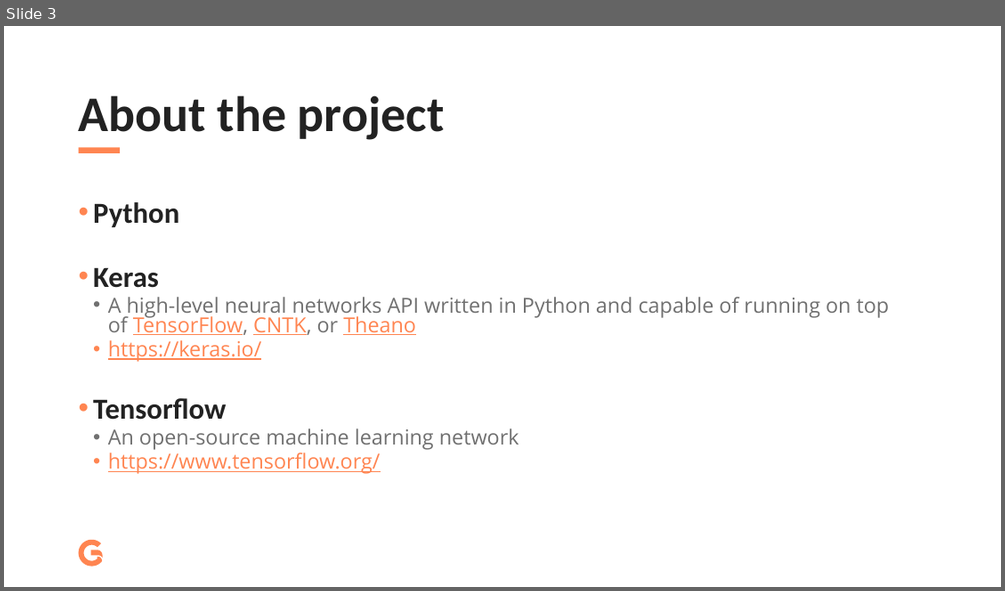
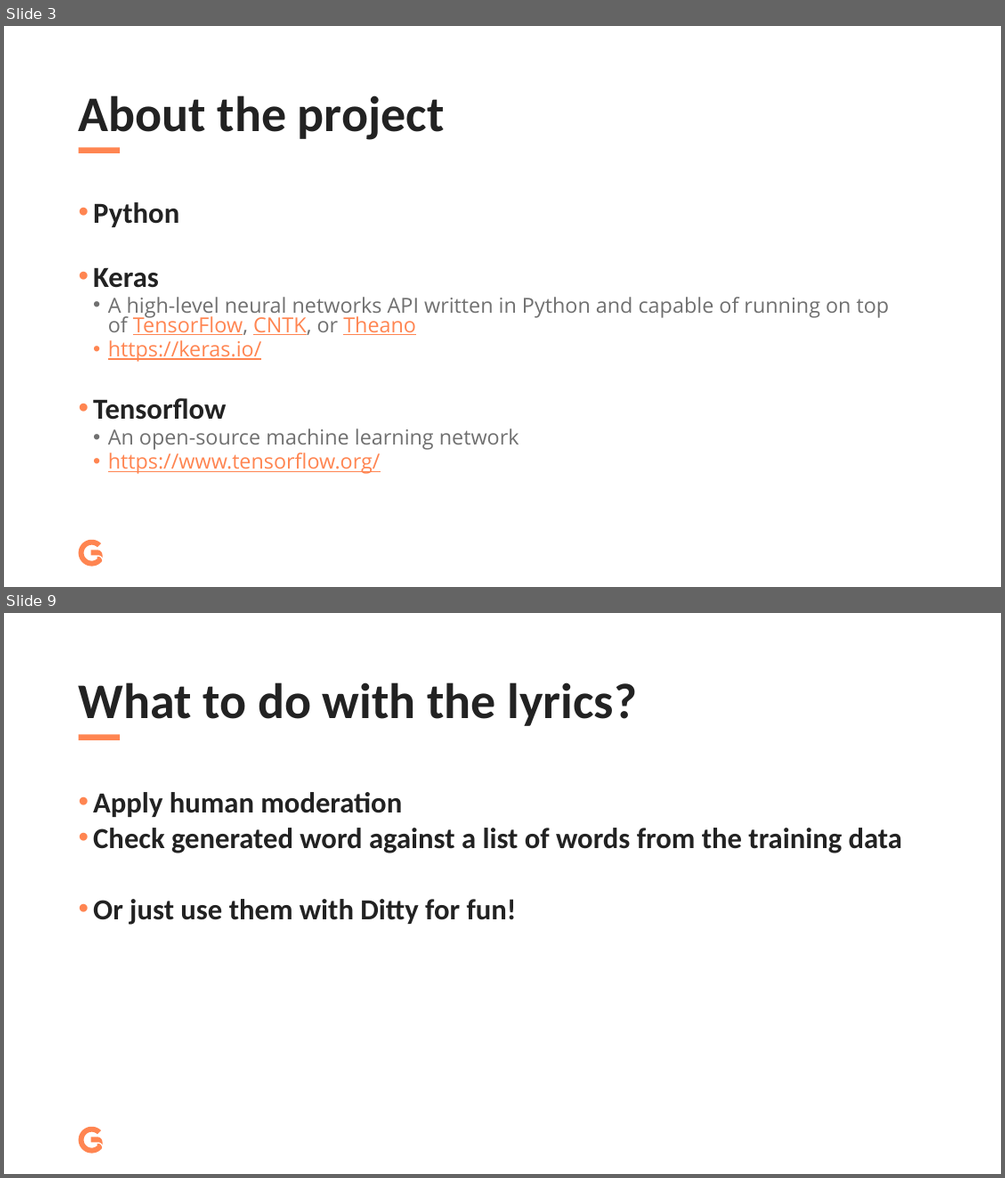
Before and after one commit to antsim/sausage-ai, a slide deck: presentation.pptx. Shown one above the other, each under a label of ours: slide 3 before the commit, slides 3 and 9 after it; the slides between them are not shown. The pictures are 1005x591 and 1005x1178 pixels, drawn with LibreOffice and Linux fonts; fonts in the diff are those of the drawing. Boxes give left, top, right and bottom in pixels: in the first picture for what was removed or moved away, otherwise in the second. Text is boxed around its words. In the diff, an @@ line names an element or a change of style, - is before the commit and + after.

```diff
--- a/presentation.pptx
+++ b/presentation.pptx
@@ slide 9 added at bbox=[4, 613, 1001, 1174], background #FFFFFF; not listed: 2 template elements that a slide beside it also shows @@
@@ title added at bbox=[79, 682, 637, 726], 48 pt, text #222222, bold @@
+What to do with the lyrics?
@@ text added at bbox=[93, 792, 902, 925], 28 pt, text #222222, bold @@
+• Apply human moderation
+• Check generated word against a list of words from the training data
+• Or just use them with Ditty for fun!
```
Also in this commit, not shown: 1 slide changed, 5 other slides added, 1 other file.
